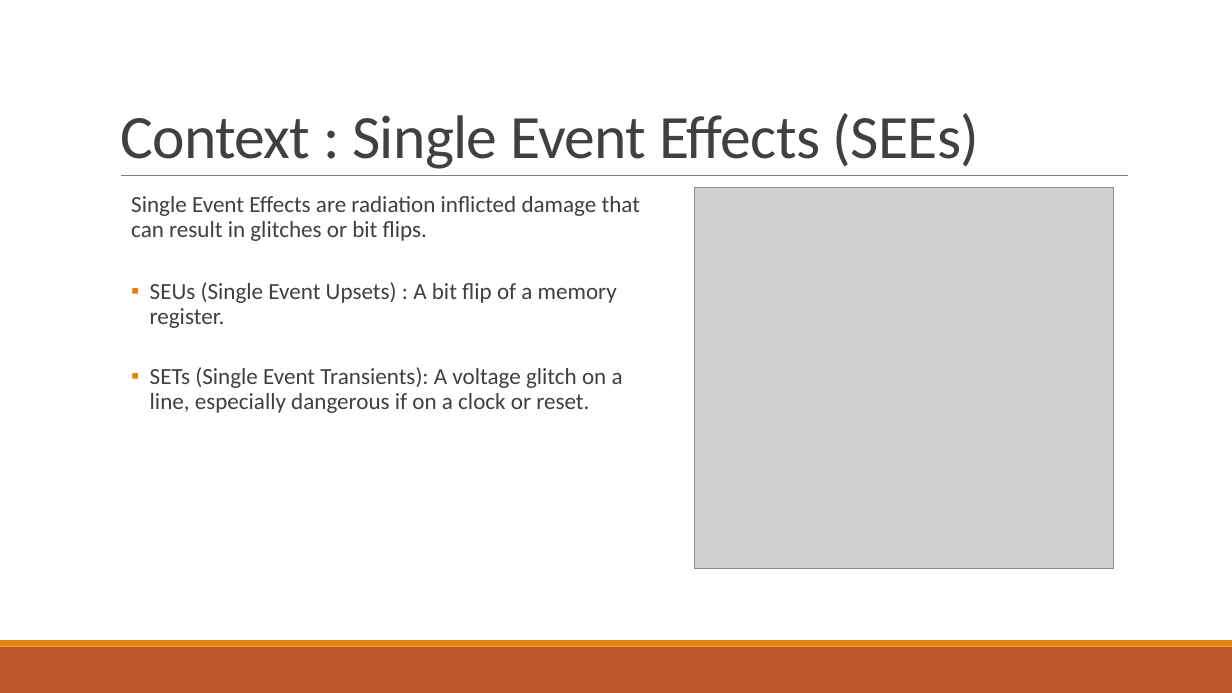
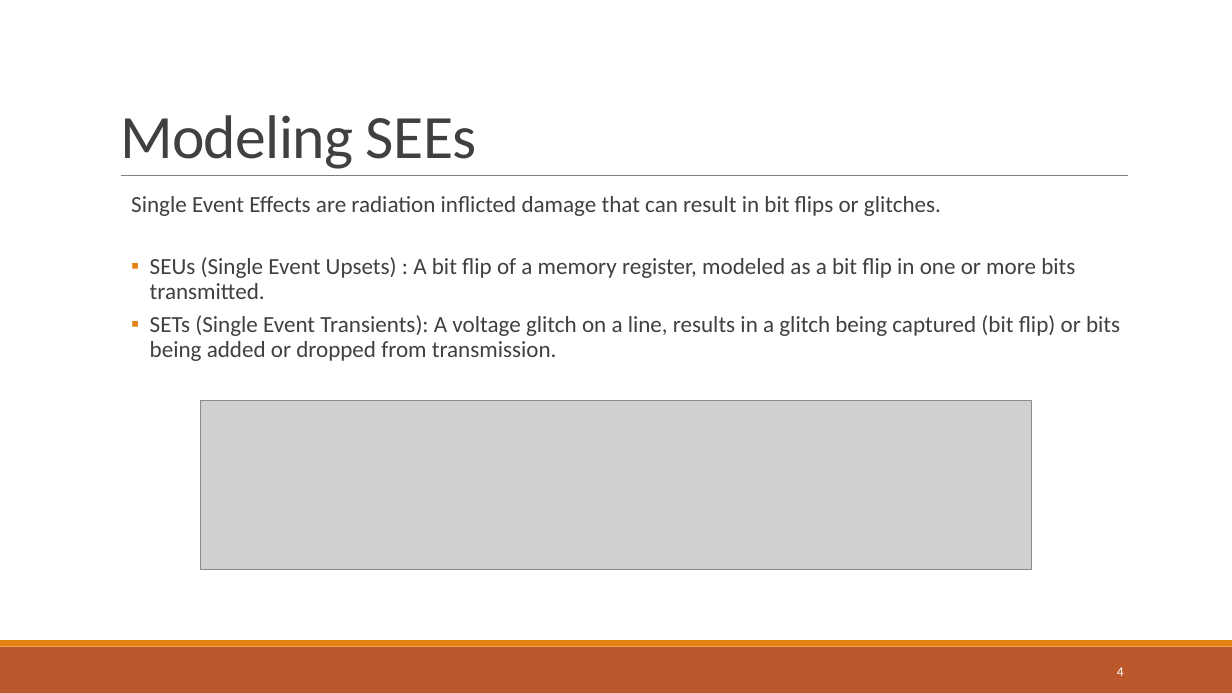
Before and after one commit to AnatoliyMartynyuk/YARR-rx-recovery, a slide deck: slide 4 of docs/thesis/SEE_tol_aurora_gbox.pptx. Drawn at 1232x693 pixels with LibreOffice and Linux fonts; fonts in the diff are those of the drawing; grey boxes stand for pictures. Boxes give left, top, right and bottom in pixels: in the first picture for what was removed or moved away, otherwise in the second. Text is boxed around its words. In the diff, an @@ line names an element or a change of style, - is before the commit and + after.

```diff
--- a/docs/thesis/SEE_tol_aurora_gbox.pptx
+++ b/docs/thesis/SEE_tol_aurora_gbox.pptx
@@ title at [120,115,477,169]: text changed @@
-Context : Single Event Effects (SEEs)
+Modeling SEEs
@@ text at [131,196,1120,361]: text changed @@
-  Single Event Effects are radiation inflicted damage that can result in glitches or bit flips.
-  ▪ SEUs (Single Event Upsets) : A bit flip of a memory register.
-  ▪ SETs (Single Event Transients): A voltage glitch on a line, especially dangerous if on a clock or reset.
+  Single Event Effects are radiation inflicted damage that can result in bit flips or glitches.
+  ▪ SEUs (Single Event Upsets) : A bit flip of a memory register, modeled as a bit flip in one or more bits transmitted.
+  ▪ SETs (Single Event Transients): A voltage glitch on a line, results in a glitch being captured (bit flip) or bits being added or dropped from transmission.
@@ picture removed at [694,188,1114,568] @@
@@ picture added at [201,400,1032,569] @@
@@ page number added at [1117,667,1124,676], 10.5 pt, text #FFFFFF @@
+4
```
Also in this commit, not shown: 9 other slides changed, 8 other files.
